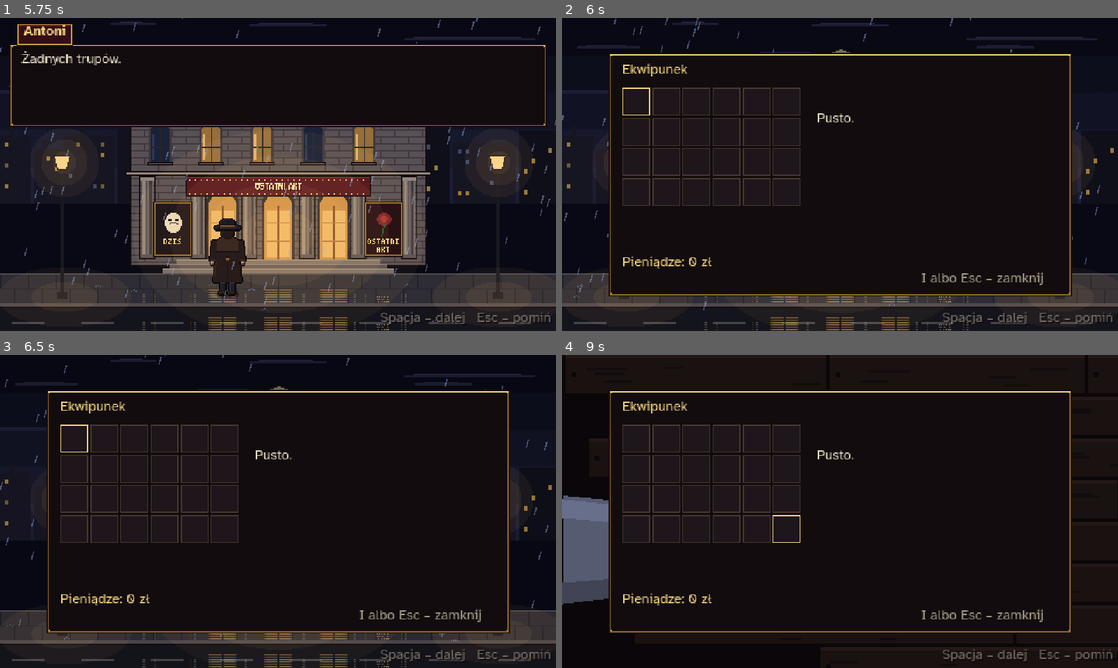
Above: before the commit, frames 1-4 (two rows, left to right).
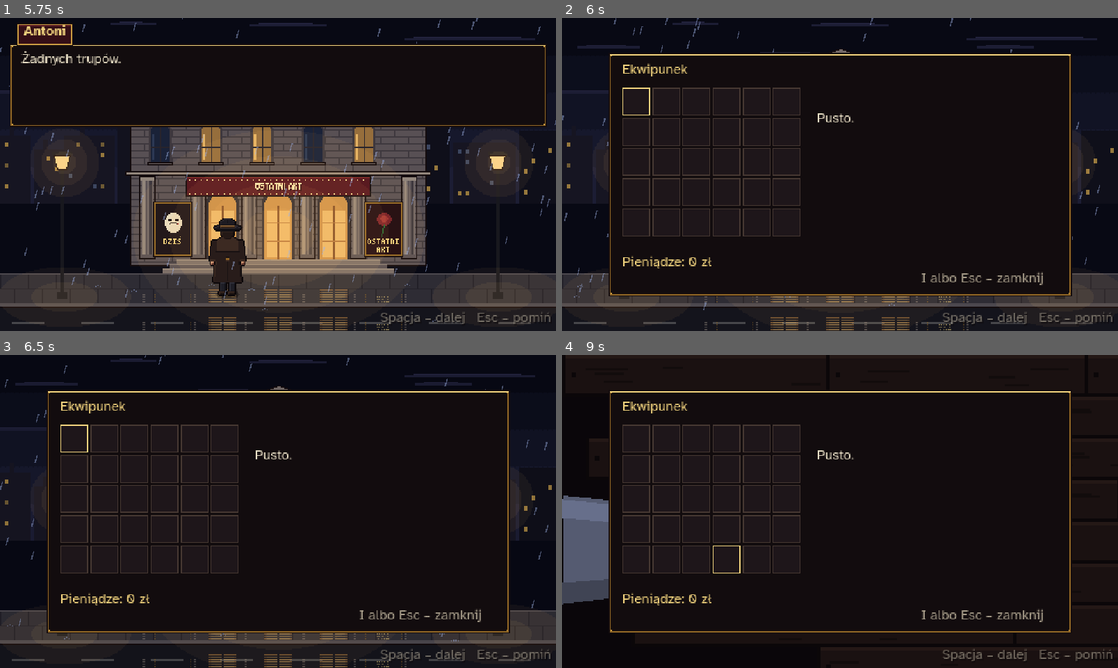
Above: after the commit, the same moments.

Repository: Jonaszq/Antrakt
Game: Godot game, scene res://menu/menu.tscn
Two runs of this game, one before a commit and one after it. Both use one fixed random seed, a clock stepped at 60 frames per second and the inputs below.
Inputs (mouse positions are in pixels of both pictures, inside the frame that each line leads up to):
- Up to frame 1 (5.75 s): click "Nowa gra" at 0.5 s; tap Enter at 1.25, 3.6, 5.3 s; move the mouse to (400, 158) at 1.27 s; hold D 1.28-2.03 s; hold Enter 1.28-2.03 s; click (400, 158) at 1.42 s; tap Space at 1.52, 2, 2.27, 3.77, 4.52, 5.27 s; tap E at 1.55, 2.1, 3.8 s; move the mouse to (166, 190) at 2.02 s; hold S 2.03-2.78 s; tap F at 2.3, 2.85, 4.55 s; move the mouse to (333, 105) at 2.77 s; hold D 2.78-3.53 s; hold Enter 2.78-3.53 s; move the mouse to (250, 237) at 3.52 s; hold W 3.53-4.28 s; click (250, 237) at 3.67 s; move the mouse to (444, 221) at 4.27 s; hold E 4.28-5.03 s; hold A from 4.28 s (still down); move the mouse to (111, 127) at 5.02 s; tap Keypad Enter at 5.1 s
- Up to frame 2 (6 s): move the mouse to (867, 174) at 5.77 s; release A at 5.78 s; hold S from 5.78 s (still down); hold E from 5.78 s (still down); tap I at 5.85 s; click (867, 174) at 5.92 s
- Up to frame 3 (6.5 s): keep holding S; keep holding E
- Up to frame 4 (9 s): move the mouse to (756, 433) at 6.52 s; release S at 6.53 s; release E at 6.53 s; hold D 6.53-7.28 s; tap Tab at 6.6 s; tap Space at 6.77, 7.52, 8.27, 8.75 s; tap F at 6.8, 8.1 s; move the mouse to (962, 495) at 7.27 s; hold W 7.28-8.03 s; hold Enter 7.28-8.03 s; tap T at 7.35 s; move the mouse to (728, 527) at 8.02 s; hold D 8.03-8.78 s; click (728, 527) at 8.17 s; tap E at 8.3 s; move the mouse to (895, 442) at 8.77 s; hold S from 8.78 s (still down); tap 1 at 8.85 s

Frame 1 is identical in both runs. In frame 2, 0.3% of the frame differs, in the area x 10-43%, y 60-70%; in frame 3, 0.3%; in frame 4, 0.4%, in the area x 10-43%, y 51-70%.

Commit message:
Tymczasowy klawisz F9 do testów: wszystkie przedmioty, karty, latarka i pieniądze
Co-Authored-By: Claude Opus 5.5 (1M context) <noreply@anthropic.com>
Claude-Session: https://claude.ai/code/session_014oWZkKYyLXK48JVtFv94ZU

Diff:
--- a/ui/ekwipunek.gd
+++ b/ui/ekwipunek.gd
@@ -6,7 +6,7 @@
 ## I, Escape albo klik obok zamyka. Na dole pieniądze (Gra.kasa).
 
 const KOLUMNY := 6
-const RZEDY := 4
+const RZEDY := 5
 const POLE := 26  # rozmiar kratki w pikselach gry
 const SIATKA := Vector2(12, 30)  # lewy górny róg siatki w okienku
 
--- a/ui/gra.gd
+++ b/ui/gra.gd
@@ -231,12 +231,31 @@
 	_opis_latarni.text = "Mocno świeci\nw ciemnościach" if latarnia_dostepna else "Nie masz\nlatarki"
 
 
+## TYMCZASOWE do testów: F9 daje wszystkie przedmioty, karty, latarkę i pieniądze.
+## Przed wydaniem gry ustaw na false.
+const TESTY := true
+
+
+func daj_wszystko() -> void:
+	for id in Dialogi.PRZEDMIOTY:
+		if not Ekwipunek.ma(id):
+			Ekwipunek.przedmioty.append(id)
+	for id in Dialogi.KARTY:
+		Teczka.dodaj(id)
+	latarnia_dostepna = true
+	dodaj_kase(300)
+	print("F9: wszystkie przedmioty i karty")
+
+
 func _unhandled_input(zdarzenie: InputEvent) -> void:
 	var k := zdarzenie as InputEventKey
 	if not k or not k.pressed or k.echo:
 		return
 	if k.physical_keycode == KEY_F11 or (k.physical_keycode == KEY_ENTER and k.alt_pressed):
 		przelacz_pelny_ekran()
+		get_viewport().set_input_as_handled()
+	elif k.physical_keycode == KEY_F9 and TESTY:
+		daj_wszystko()
 		get_viewport().set_input_as_handled()
 	elif k.physical_keycode == KEY_TAB:
 		if not _okno.visible and okno_otwarte():
